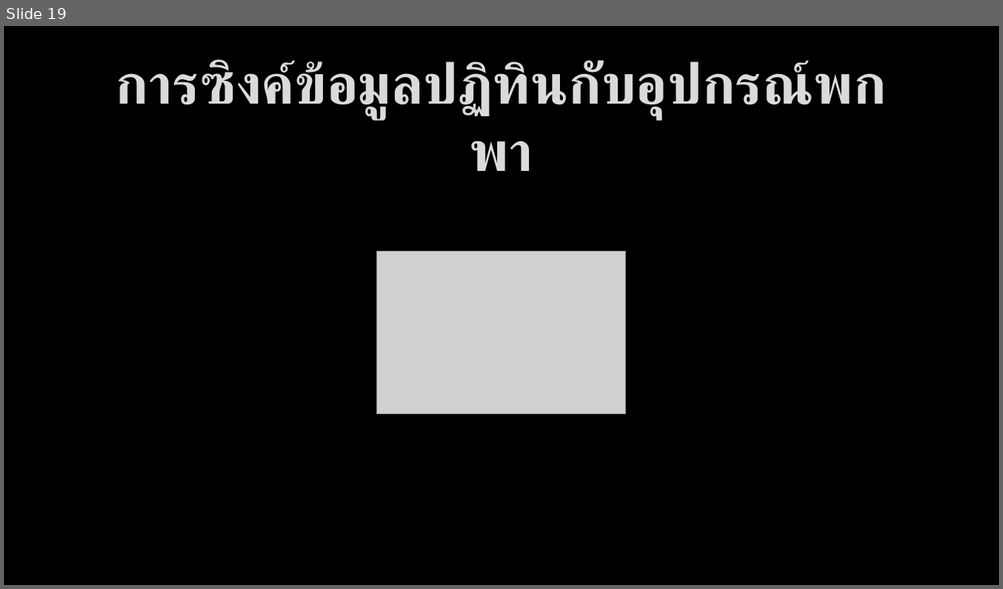
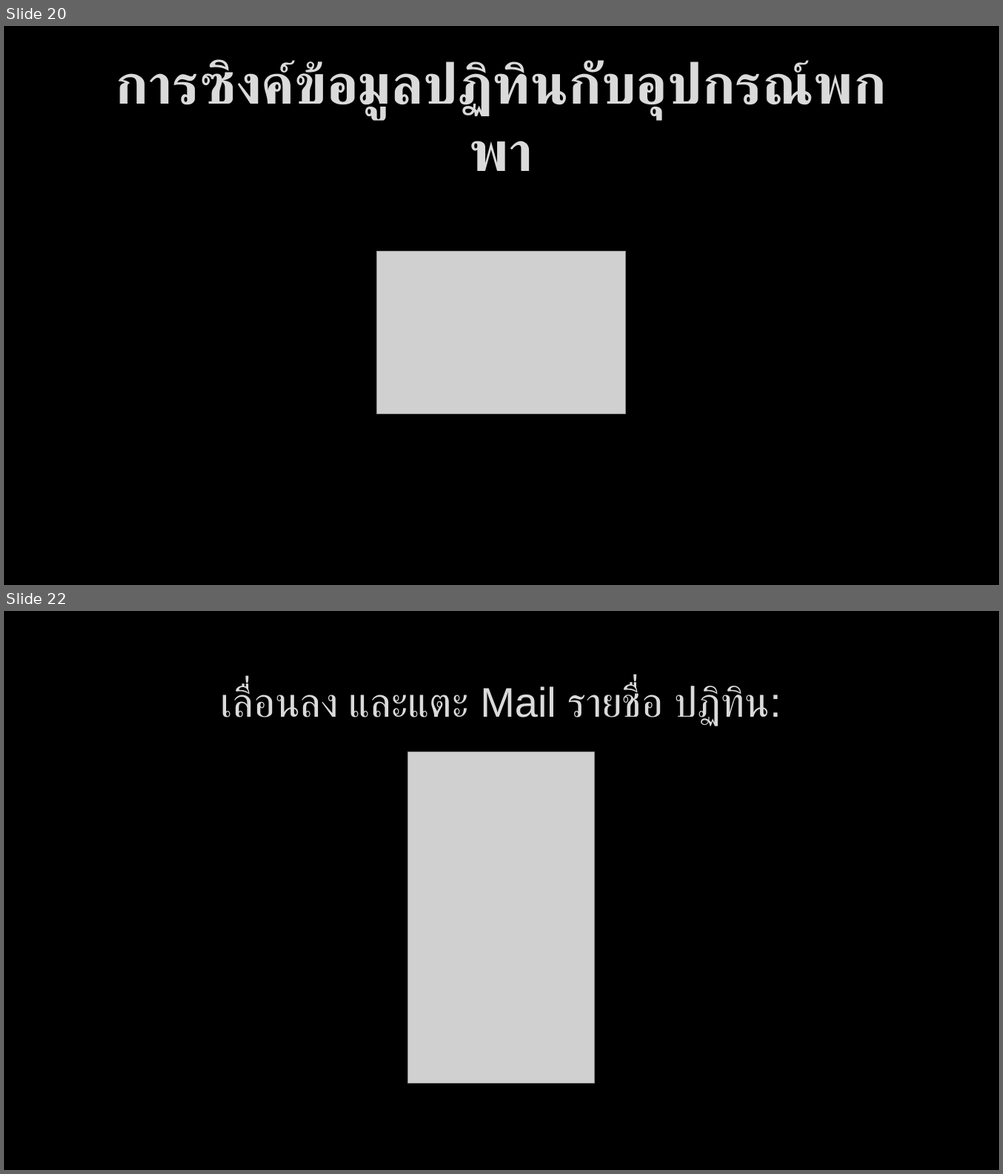
Before and after one commit to bratchasak/gcalendar, a slide deck: Google Calendar.pptx. Shown one above the other, each under a label of ours: slide 19 before the commit, slides 20 and 22 after it; the slides between them are not shown. The pictures are 1003x589 and 1003x1174 pixels, drawn with LibreOffice and Linux fonts; fonts in the diff are those of the drawing; grey boxes stand for pictures; background and template pictures are left out. Boxes give left, top, right and bottom in pixels: in the first picture for what was removed or moved away, otherwise in the second. Text is boxed around its words. In the diff, an @@ line names an element or a change of style, - is before the commit and + after.

```diff
--- a/Google Calendar.pptx
+++ b/Google Calendar.pptx
@@ slide 22 added at (4, 611, 999, 1170), background picture (left out) @@
@@ title added at (221, 684, 781, 726), 40 pt, text #DADADA @@
+เลื่อนลง และแตะ Mail รายชื่อ ปฏิทิน:
@@ picture added at (407, 752, 595, 1083) @@
@@ what was slide 19 is now slide 20 @@
```
Also in this commit, not shown: 1 slide changed, 5 other slides added, 1 slide removed, 5 other files.
